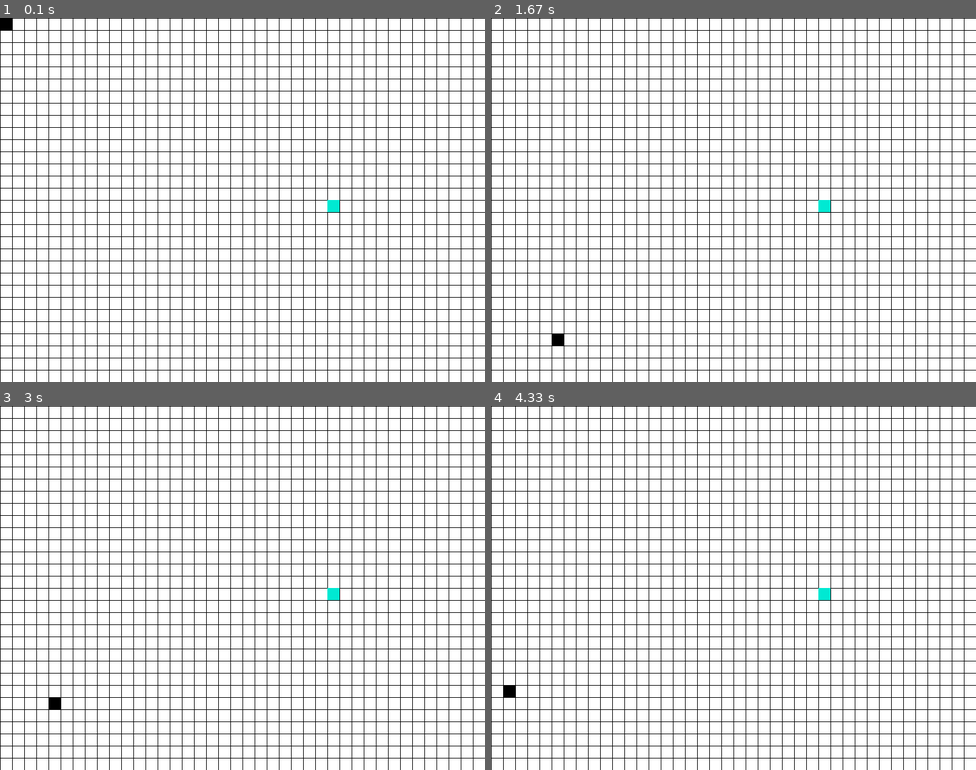
Above: before the commit, frames 1-4 (two rows, left to right).
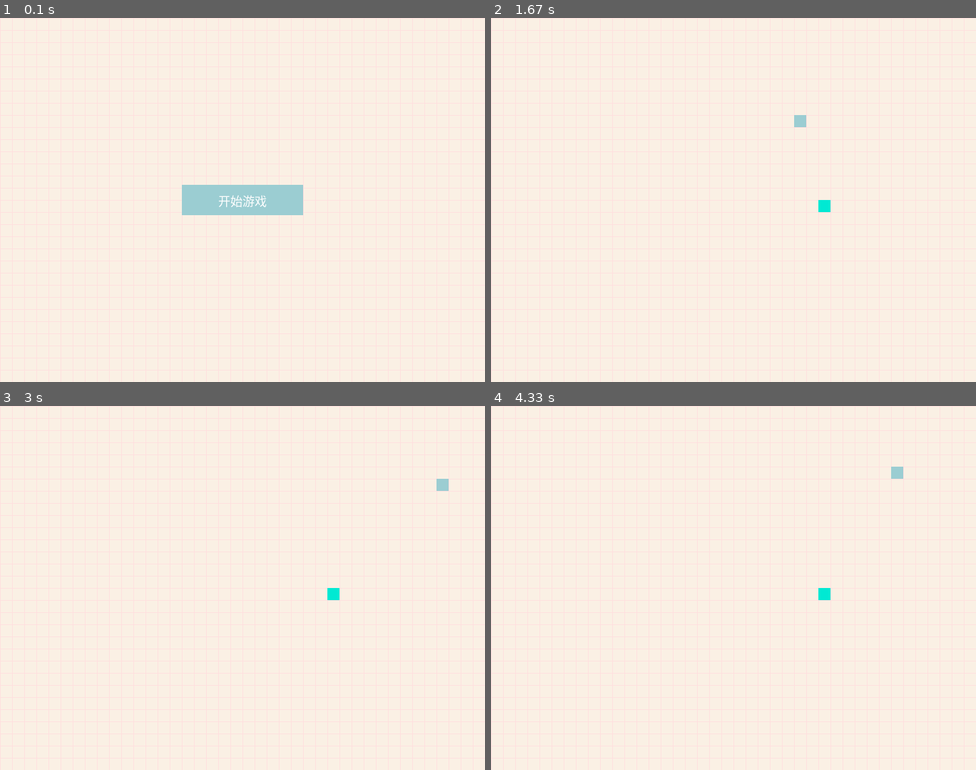
Above: after the commit, the same moments.

Repository: qzq1111/py-game-collection
Game: pygame game, started from greedy_snake/greedy_snake.py
Two runs of this game, one before a commit and one after it. Both use one fixed random seed, a clock stepped at 60 frames per second and the inputs below.
Inputs (mouse positions are in pixels of both pictures, inside the frame that each line leads up to):
- Up to frame 1 (0.1 s): no input
- Up to frame 2 (1.67 s): click (733, 200) at 0.43 s, where only the run after the commit has a clickable "开始游戏"; hold Right 0.67-1.13 s; move the mouse to (782, 280) at 0.7 s; hold Up 1.17-1.47 s; press the mouse at (617, 127) at 1.53 s; move the mouse to (588, 159) at 1.63 s
- Up to frame 3 (3 s): release the mouse at (67, 577) at 1.77 s; hold Right 1.9-2.37 s; hold Left 2.4-2.93 s; hold Down from 2.97 s (still down)
- Up to frame 4 (4.33 s): release Down at 3.27 s; hold Left 3.3-3.7 s; hold Up 3.73-4.1 s; hold Right from 4.13 s (still down)

The runs differ from the first frame. In frame 1, 100% of the frame differs, in the area x 0-100%, y 0-100%; in frame 2, 100%; in frame 3, 100%; in frame 4, 100%.

Commit message:
重构代码，完善界面

Diff:
--- a/greedy_snake/greedy_snake.py
+++ b/greedy_snake/greedy_snake.py
@@ -1,6 +1,30 @@
 import random
 
 import pygame
+import time
+import pygame.font
+
+"""
+色卡：
+250,240,228 背景色
+
+155,205,210
+
+255,133,81
+
+255, 222, 222
+"""
+
+BACKGROUND_COLOR = (250, 240, 228)  # 背景色
+LINE_COLOR = (255, 222, 222)  # 线条颜色
+BUTTON_COLOR = (155, 205, 210)  # 按钮颜色
+BUTTON_ACTIVE_COLOR = (255, 133, 81)  # 按钮激活颜色
+TEXT_COLOR = (255, 255, 255)  # 文字颜色
+SNAKE_COLOR = (155, 205, 210)  # 蛇🐍颜色
+SNAKE_MOVE_UP = "UP"  # 🐍向上移动
+SNAKE_MOVE_DOWN = "DOWN"  # 🐍向下移动
+SNAKE_MOVE_LEFT = "LEFT"  # 🐍向左移动
+SNAKE_MOVE_RIGHT = "RIGHT"  # 🐍向右移动
 
 
 # 贪吃蛇🐍
@@ -13,25 +37,59 @@
 
 
 class Snake(object):
+    MOVE_DIRECTION = {
+        SNAKE_MOVE_UP: Location(0, -1),
+        SNAKE_MOVE_DOWN: Location(0, 1),
+        SNAKE_MOVE_LEFT: Location(-1, 0),
+        SNAKE_MOVE_RIGHT: Location(1, 0),
+    }
 
     def __init__(self, screen, cell_size):
         self.screen = screen  # 图
         self.cell_size = cell_size  # 格子大小
         self.location = []  # 🐍的位置信息
-        self.head = Location(0, 0)  # 🐍头位置
+        self.head = Location(*screen.get_rect().center)  # 🐍头位置
+        self.location.append(self.head)
         self.length = 1  # 🐍长度
-
-    # 画图
+        self.move_direction = SNAKE_MOVE_UP  # 🐍移动方向
+
+    def eat(self):
+        self.length += 1
+
+    def update_move_direction(self, key):
+        """
+        判断移动方向
+        :param key:
+        :return:
+        """
+        if key == pygame.K_RIGHT:
+            if self.move_direction != SNAKE_MOVE_LEFT:
+                self.move_direction = SNAKE_MOVE_RIGHT
+        elif key == pygame.K_LEFT:
+            if self.move_direction != SNAKE_MOVE_RIGHT:
+                self.move_direction = SNAKE_MOVE_LEFT
+        elif key == pygame.K_UP:
+            if self.move_direction != SNAKE_MOVE_DOWN:
+                self.move_direction = SNAKE_MOVE_UP
+        elif key == pygame.K_DOWN:
+            if self.move_direction != SNAKE_MOVE_UP:
+                self.move_direction = SNAKE_MOVE_DOWN
+        return
+
     def draw(self):
         for item in self.location:
             grid_surface = pygame.Surface((self.cell_size, self.cell_size))
-            grid_surface.fill((0, 0, 0))
+            grid_surface.fill(SNAKE_COLOR)
             self.screen.blit(grid_surface, (item.x, item.y))
 
-    def eat(self):
-        self.length += 1
-
-    def run(self, x_change, y_change, food):
+    def move(self, food):
+
+        move_direction = self.MOVE_DIRECTION[self.move_direction]
+        if not move_direction:
+            return
+
+        x_change = move_direction.x
+        y_change = move_direction.y
 
         # 🐍头坐标变化位置
         self.head.x += x_change * self.cell_size
@@ -60,6 +118,8 @@
             self.eat()
             food.reset()
 
+        self.draw()
+
 
 class Food(object):
 
@@ -67,6 +127,7 @@
         self.screen = screen
         self.location = None
         self.cell_size = cell_size
+        self.reset()
 
     def draw(self):
         grid_surface = pygame.Surface((self.cell_size, self.cell_size))
@@ -80,77 +141,134 @@
         self.location = Location(x, y)
 
 
-class Grid(object):
-
-    def __init__(self, screen, width, height, cell_size):
+class Button(object):
+    def __init__(self, screen, msg):
+        self.screen = screen
+        self.font = pygame.font.SysFont('SimHei', 20)
+        self.msg = msg
+        self.is_active = False  # 是否选中
+        self.is_hidden = False  # 是否隐藏
+        self._init()
+
+    def _init(self):
+        # 绘制一个矩形
+        self.rect = pygame.Rect(0, 0, 200, 50)
+        # 绘制文字
+        self.img = self.font.render(self.msg, True, TEXT_COLOR, BUTTON_COLOR)
+        self.msg_image_rect = self.img.get_rect()
+
+        self.img_active = self.font.render(self.msg, True, TEXT_COLOR, BUTTON_ACTIVE_COLOR)
+
+        # 设置矩形的位置
+        self.rect.center = self.screen.get_rect().center
+        # 设置文字的位置
+        self.msg_image_rect.center = self.rect.center
+
+    def draw(self):
+        if self.is_hidden:
+            return
+        if self.is_active:
+            self.screen.fill(BUTTON_ACTIVE_COLOR, self.rect)
+            self.screen.blit(self.img_active, self.msg_image_rect)
+        else:
+            self.screen.fill(BUTTON_COLOR, self.rect)
+            self.screen.blit(self.img, self.msg_image_rect)
+
+
+class Layout(object):
+
+    def __init__(self, screen, width, height, cell_size, ):
         self.screen = screen
         self.width = width
         self.height = height
         self.cell_size = cell_size
 
     def draw(self):
-        grid_surface = pygame.Surface((self.width, self.height))
-        grid_surface.fill((255, 255, 255))
+        """
+        绘制运行界面
+        :return:
+        """
+        surface = pygame.Surface((self.width, self.height))
+        surface.fill(BACKGROUND_COLOR)
 
         for x in range(0, self.width, self.cell_size):
-            pygame.draw.line(grid_surface, (0, 0, 0), (x, 0), (x, self.height))
+            pygame.draw.line(surface, LINE_COLOR, (x, 0), (x, self.height))
         for y in range(0, self.height, self.cell_size):
-            pygame.draw.line(grid_surface, (0, 0, 0), (0, y), (self.width, y))
-
-        self.screen.blit(grid_surface, (0, 0))
-
-
-def main():
-    pygame.init()
-
-    width, height = 800, 600
-
-    screen = pygame.display.set_mode((width, height))
-    fps = 10
-    fps_clock = pygame.time.Clock()
-
-    grid = Grid(screen=screen, width=width, height=height, cell_size=20)
-
-    snake = Snake(screen=screen, cell_size=20)
-
-    food = Food(screen=screen, cell_size=20)
-    food.reset()
-
-    x_change = 0
-    y_change = 0
-
+            pygame.draw.line(surface, LINE_COLOR, (0, y), (self.width, y))
+
+        self.screen.blit(surface, (0, 0))
+        return
+
+
+class GameLoop(object):
+    status = False
     done = False
-    while not done:
+
+    def __init__(self, width, height, cell_size):
+        self.width, self.height, self.cell_size = width, height, cell_size
+        self.__init()
+
+    def __init(self):
+        pygame.init()
+        pygame.display.set_caption("贪吃蛇")
+
+        self.fps_clock = pygame.time.Clock()
+        self.fps = 10
+        self.screen = pygame.display.set_mode((self.width, self.height))
+        self.layout = Layout(screen=self.screen, width=self.width, height=self.height, cell_size=self.cell_size)
+        self.button = Button(self.screen, "开始游戏")
+        self.snake = Snake(self.screen, self.cell_size)
+        self.food = Food(self.screen, self.cell_size)
+
+    def handle_events(self):
         for event in pygame.event.get():
             if event.type == pygame.QUIT:
-                done = True
+                self.done = True
             elif event.type == pygame.KEYDOWN:
-                if event.key == pygame.K_RIGHT:
-                    x_change = 1
-                    y_change = 0
-                elif event.key == pygame.K_LEFT:
-                    x_change = -1
-                    y_change = 0
-                elif event.key == pygame.K_UP:
-                    x_change = 0
-                    y_change = -1
-                elif event.key == pygame.K_DOWN:
-                    x_change = 0
-                    y_change = 1
-        # 绘制网格
-        grid.draw()
-
-        # 绘制🐍位置
-        snake.run(x_change, y_change, food)
-        snake.draw()
-        # 绘制食物位置
-        food.draw()
-
-        pygame.display.update()
-        fps_clock.tick(fps)
-
-    pygame.quit()
+                if event.key in [pygame.K_RIGHT, pygame.K_LEFT, pygame.K_UP, pygame.K_DOWN]:
+                    self.snake.update_move_direction(event.key)
+            elif event.type == pygame.MOUSEBUTTONDOWN:
+                # 鼠标按下，
+                mouse_x, mouse_y = pygame.mouse.get_pos()
+                self.handle_play_mouse(mouse_x, mouse_y)
+            elif event.type == pygame.MOUSEMOTION:
+                # 鼠标移动
+                mouse_x, mouse_y = pygame.mouse.get_pos()
+                self.handle_move_mouse(mouse_x, mouse_y)
+
+        return
+
+    def handle_play_mouse(self, mouse_x, mouse_y):
+        if self.status:
+            return
+        if self.button.rect.collidepoint(mouse_x, mouse_y):
+            self.status = True
+            self.button.is_hidden = True
+
+    def handle_move_mouse(self, mouse_x, mouse_y):
+        if self.status:
+            return
+        self.button.is_active = self.button.rect.collidepoint(mouse_x, mouse_y)
+
+    def run(self):
+
+        while not self.done:
+            self.handle_events()
+            self.layout.draw()
+            self.button.draw()
+
+            if self.status:
+                # 绘制🐍位置
+                self.snake.move(self.food)
+                # 绘制食物位置
+                self.food.draw()
+
+            pygame.display.update()
+            self.fps_clock.tick(self.fps)
+        pygame.quit()
+        return
 
 
 if __name__ == '__main__':
-    main()
+    game = GameLoop(800, 600, 20)
+    game.run()
